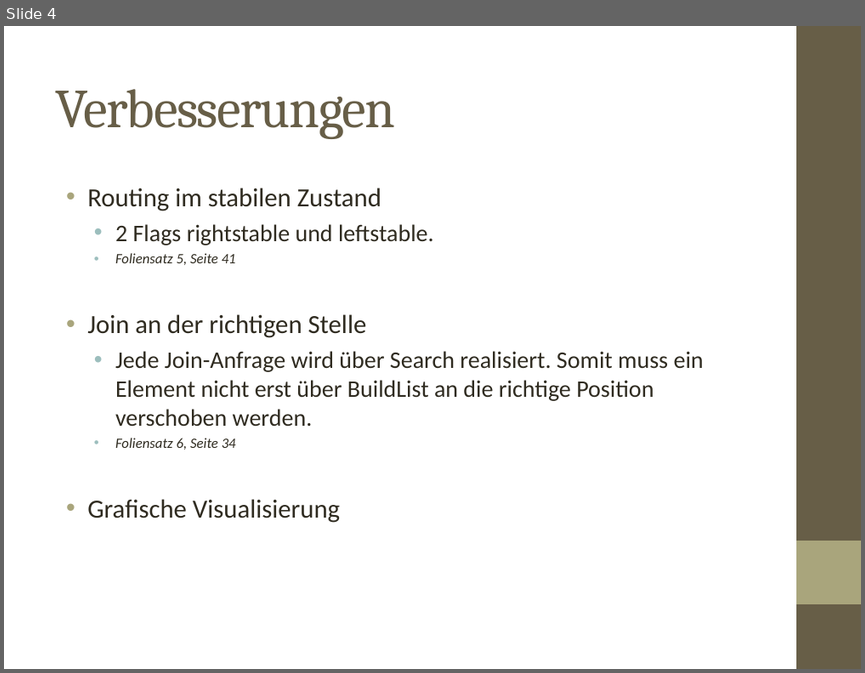
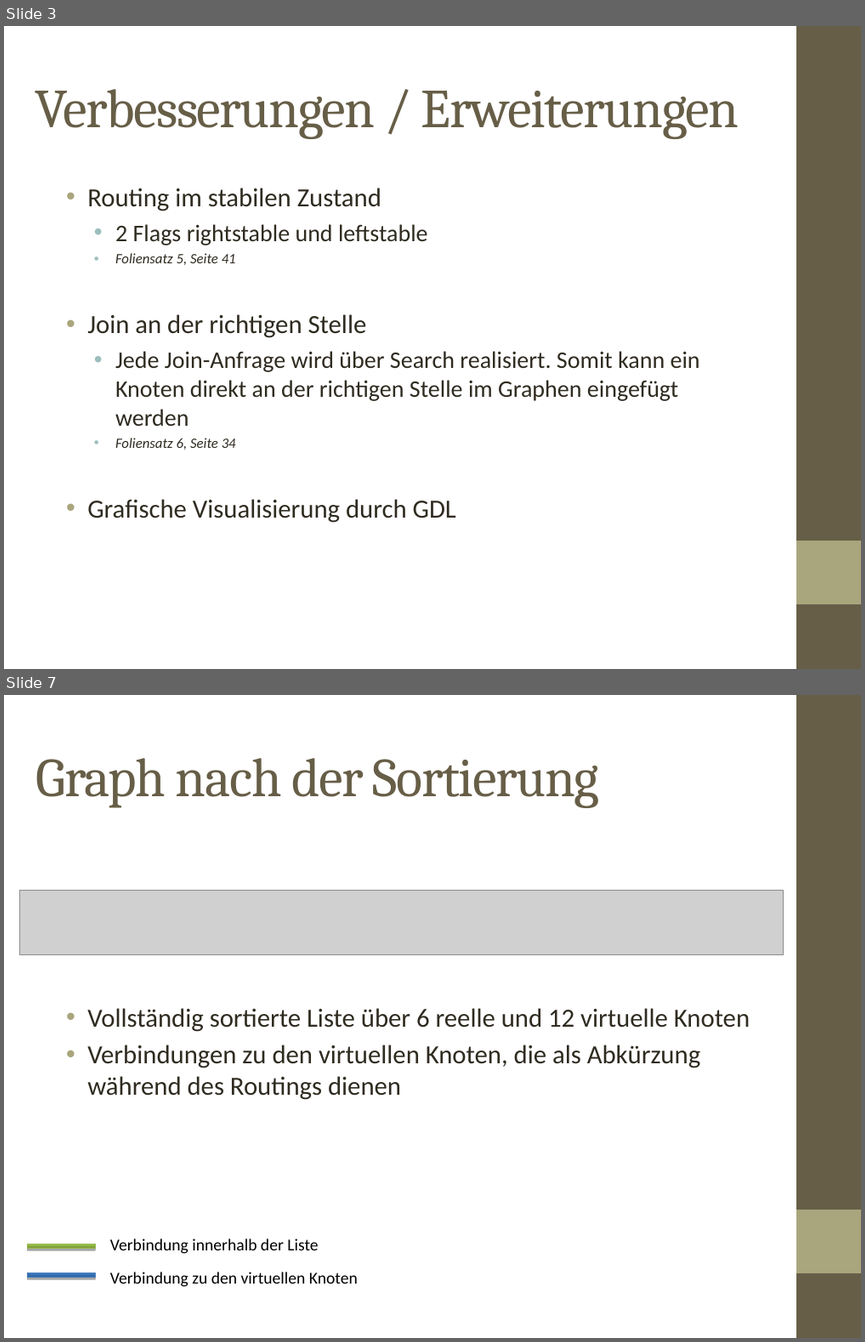
Before and after one commit to kiudee/VAHD-Projekt, a slide deck: Verteilte Hashtabelle.odp. Shown one above the other, each under a label of ours: slide 4 before the commit, slides 3 and 7 after it; the slides between them are not shown. The pictures are 865x673 and 865x1342 pixels, drawn with LibreOffice and Linux fonts; fonts in the diff are those of the drawing; grey boxes stand for pictures. Boxes give left, top, right and bottom in pixels: in the first picture for what was removed or moved away, otherwise in the second. Text is boxed around its words. In the diff, an @@ line names an element or a change of style, - is before the commit and + after.

```diff
--- a/Verteilte Hashtabelle.odp
+++ b/Verteilte Hashtabelle.odp
@@ slide 7 added at (4, 695, 861, 1338), background #FFFFFF; not listed: 2 template elements that a slide beside it also shows @@
@@ title added at (36, 758, 599, 808), 46 pt, text #675E47 @@
+Graph nach der Sortierung
@@ picture added at (20, 891, 783, 954) @@
@@ text added at (87, 1008, 749, 1100), 22 pt, text #2F2B20 @@
+• Vollständig sortierte Liste über 6 reelle und 12 virtuelle Knoten
+• Verbindungen zu den virtuellen Knoten, die als Abkürzung während des Routings dienen
@@ freeform shape added at (28, 1243, 96, 1247), fill gradient #769535 to #9BC348, outline #98B954 0.74 pt @@
@@ text added at (110, 1238, 318, 1253), 14 pt, text #000000 @@
+Verbindung innerhalb der Liste
@@ freeform shape added at (28, 1272, 96, 1276), fill gradient #2C5D98 to #3C7BC7, outline #4A7EBB 0.74 pt @@
@@ text added at (110, 1271, 358, 1287), 14 pt, text #000000 @@
+Verbindung zu den virtuellen Knoten
@@ what was slide 4 is now slide 3 @@
@@ slide 3 changed as well @@
@@ title at (35, 89, 739, 139): text changed @@
-Verbesserungen
+Verbesserungen / Erweiterungen
@@ text at (115, 224, 428, 245): text changed @@
-  • 2 Flags rightstable und leftstable.
+  • 2 Flags rightstable und leftstable
@@ text at (115, 351, 700, 426): text changed @@
-  • Jede Join-Anfrage wird über Search realisiert. Somit muss ein Element nicht erst über BuildList an die richtige Position verschoben werden.
+  • Jede Join-Anfrage wird über Search realisiert. Somit kann ein Knoten direkt an der richtigen Stelle im Graphen eingefügt werden
@@ text at (87, 499, 456, 522): text changed @@
-• Grafische Visualisierung
+• Grafische Visualisierung durch GDL
```
Also in this commit, not shown: 2 other slides changed, 4 other slides added, 3 slides removed, 1 other file.
